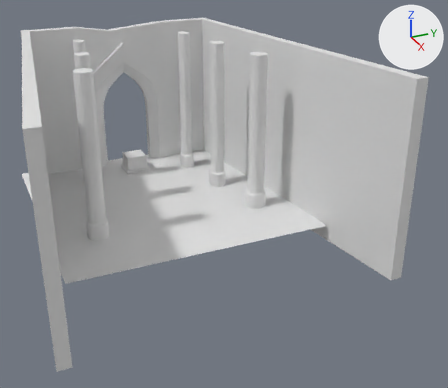
The Blender file Assets/2D/callenstuff/fuckassartthing.blend: old version first, new version second.
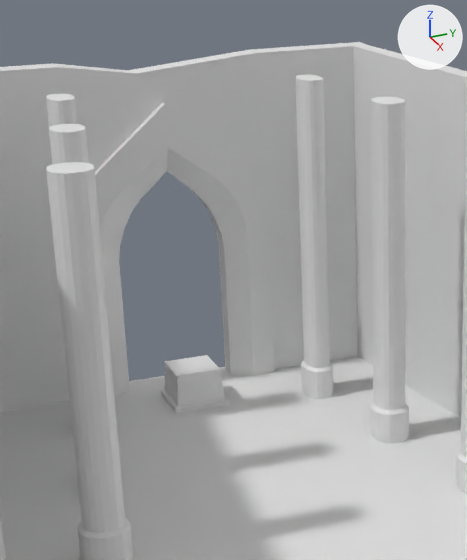
Old and new are each drawn whole from a 50 mm camera at (52.3, -15.4, 23.3) aimed at (10.2, 3.5, 2.2) and again close up on the part from 12% to 56% of the width and 0% to 61% of the height. Arrows for +X, +Y and +Z are at upper right; the lights stay in place. The older version's two pictures come first.
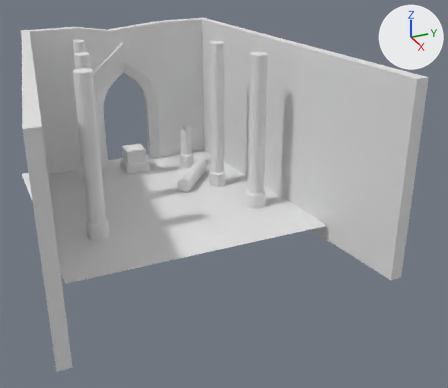
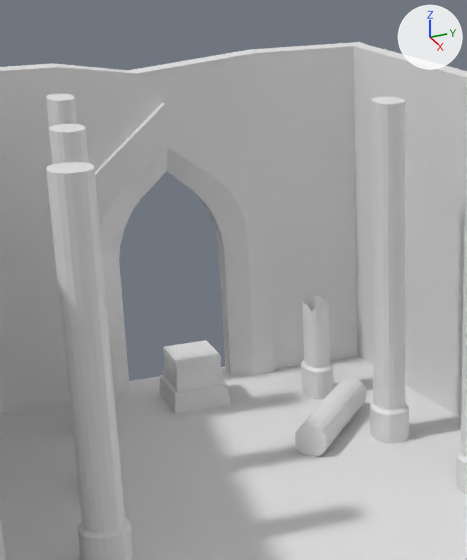
Location of each change, [x1, y1, x2, y2] in pixels of the close-ups (467 x 560 px; the box of a moved part takes in the faces that stretch with it):
'Cube.003', reshaped (15% narrower, 68% shorter)
    before: [295, 74, 333, 399]
    after: [301, 295, 333, 399]
'Cube.011', moved
    before: [161, 355, 229, 413]
    after: [159, 340, 231, 414]
'Cube.012', added
    after: [295, 378, 366, 456]
part 1 of me_cube_004, moved or reshaped
    before: [295, 74, 323, 314]
    after: [302, 295, 321, 314]

The change, as a list of edits to the scene's bpy script:
```text
Change me_cube_004:
    used by ob_cube_003; location = (-2.09, 4.99, 0.45); scale = (0.669, 0.476, 0.563)
    remove me_cube_004.from_pydata(...)  # 100 vertices, 82 faces; spans x -1.2..1.2, y -1.2..1.2, z -1.0..22.4
    add me_cube_004.from_pydata(...)  # 100 vertices, 81 faces; spans x -1.2..1.2, y -1.2..1.2, z -1.0..6.5
    me_cube_004 part 1
    20 vertices are removed from x -1.0..1.0, y -1.0..1.0, z 22.4
    21 faces are deleted
    8 vertices are added at x -1.0..1.0, y -1.0..1.0, z 5.9..6.5
    12 new vertices lie (0.0, 0.0, 4.7) away from vertices in x -1.0..1.0, y -1.0..0.9, z 1.6
    20 new faces join them
Add me_cube_012:
    me_cube_012.from_pydata(...)  # 40 vertices, 22 faces; spans x -1.0..1.0, y -1.0..1.0, z -1.0..1.0
Change ob_cube_011:
    ob_cube_011.location: (-3.43, 0.0, 0.84) -> (-3.43, 0.0, 1.49)
Add ob_cube_012:
    ob_cube_012 = bpy.data.objects.new('Cube.012', me_cube_012)
    ob_cube_012.location = (1.93, 4.05, 0.6)
    ob_cube_012.rotation_euler = (0.698, 1.571, 0.0)  # degrees (40, 90, 0)
    ob_cube_012.scale = (0.622, 0.622, 2.59)
```
